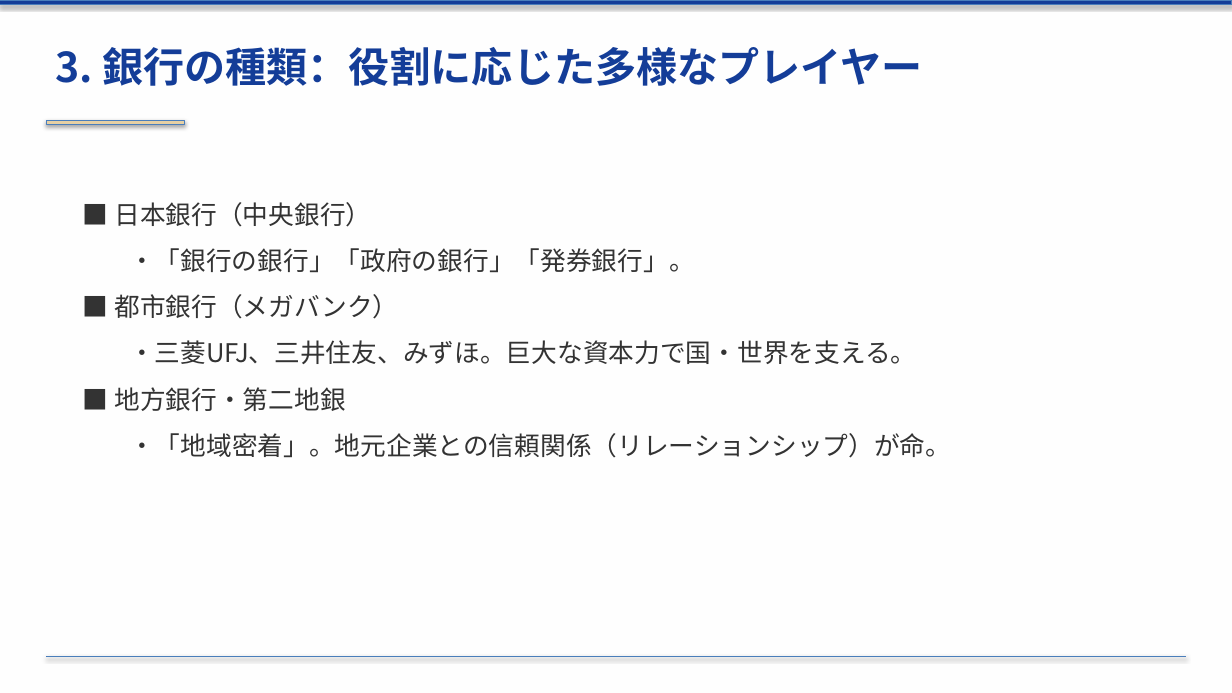
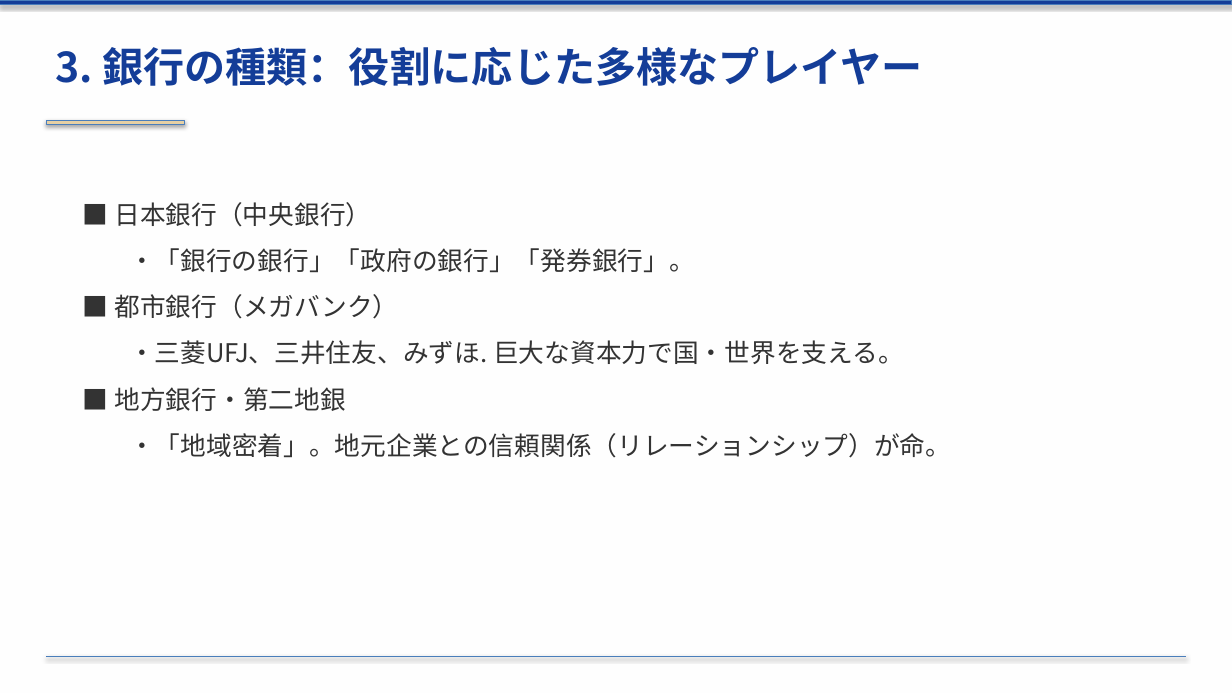
Before and after one commit to xilicrysta/bank-pptx, a slide deck: slide 10 of bank_industry_presentation.pptx (slide 7 before the commit). Drawn at 1232x693 pixels with LibreOffice and Linux fonts; fonts in the diff are those of the drawing. Boxes give left, top, right and bottom in pixels: in the first picture for what was removed or moved away, otherwise in the second. Text is boxed around its words. In the diff, an @@ line names an element or a change of style, - is before the commit and + after.

```diff
--- a/bank_industry_presentation.pptx
+++ b/bank_industry_presentation.pptx
@@ text at box(129, 340, 904, 364): text changed @@
-  ・三菱UFJ、三井住友、みずほ。巨大な資本力で国・世界を支える。
+  ・三菱UFJ、三井住友、みずほ. 巨大な資本力で国・世界を支える。
```
Also in this commit, not shown: 1 other slide changed, 6 slides added, 1 other file.
